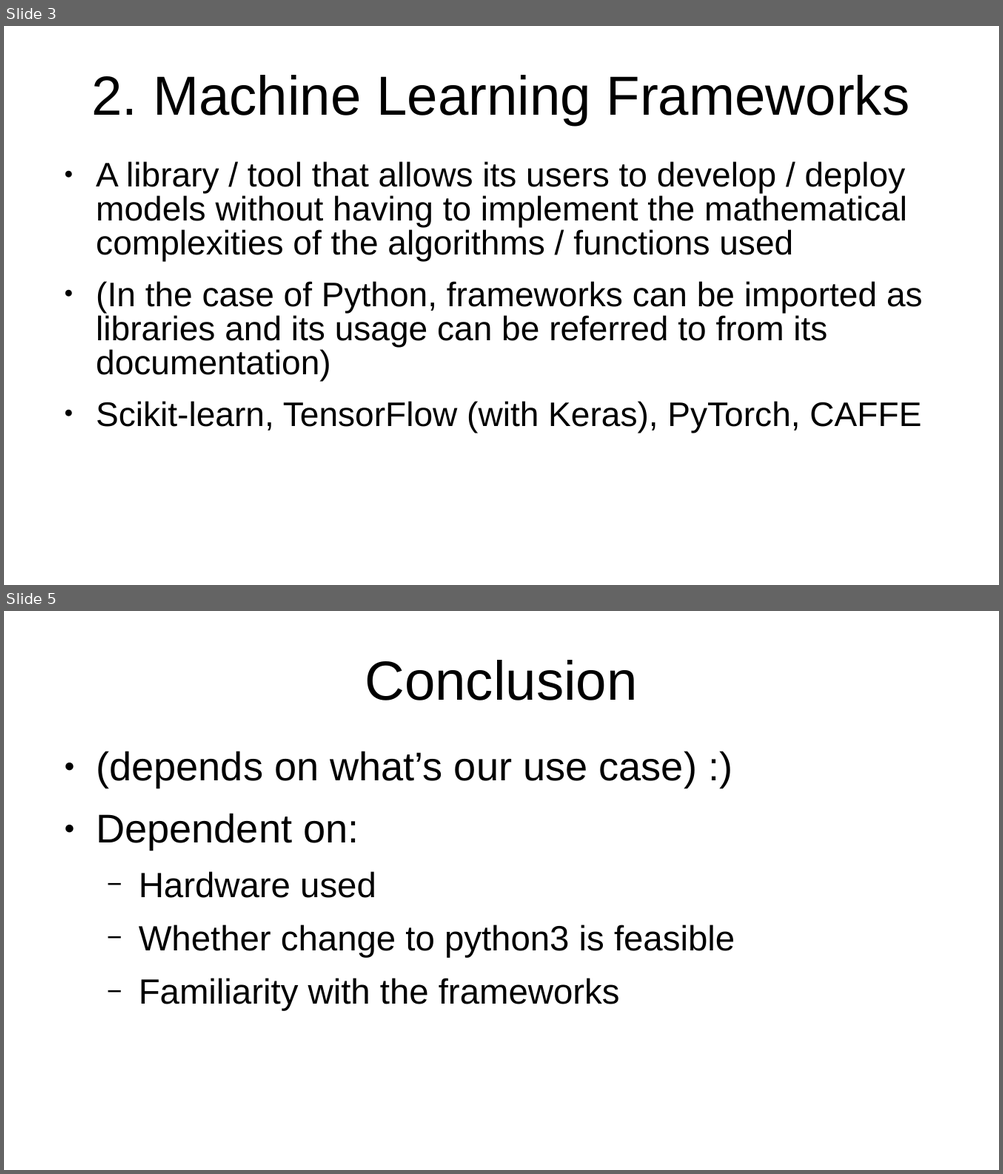
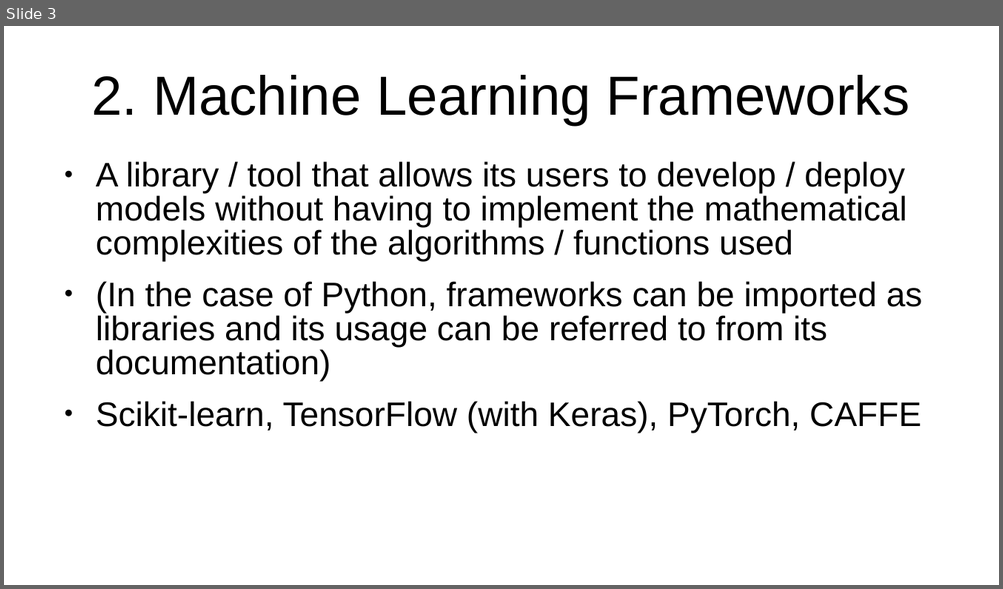
Before and after one commit to mi-mran/MECAtron_software, a slide deck: task2/task2.ppt. Shown one above the other, each under a label of ours: slides 3 and 5 before the commit, slide 3 after it; the slides between them are not shown. The pictures are 1003x1174 and 1003x589 pixels, drawn with LibreOffice and Linux fonts; fonts in the diff are those of the drawing. Boxes give left, top, right and bottom in pixels: in the first picture for what was removed or moved away, otherwise in the second. Text is boxed around its words. In the diff, an @@ line names an element or a change of style, - is before the commit and + after.

```diff
--- a/task2/task2.ppt
+++ b/task2/task2.ppt
@@ slide 5 removed at box(4, 611, 999, 1170), background #FFFFFF @@
@@ title removed at box(364, 660, 637, 701) @@
-Conclusion
@@ text removed at box(96, 751, 734, 1011) @@
-● (depends on what’s our use case) :)
-● Dependent on:
-  − Hardware used
-  − Whether change to python3 is feasible
-  − Familiarity with the frameworks
```
Also in this commit, not shown: 1 slide changed, 2 slides added.
